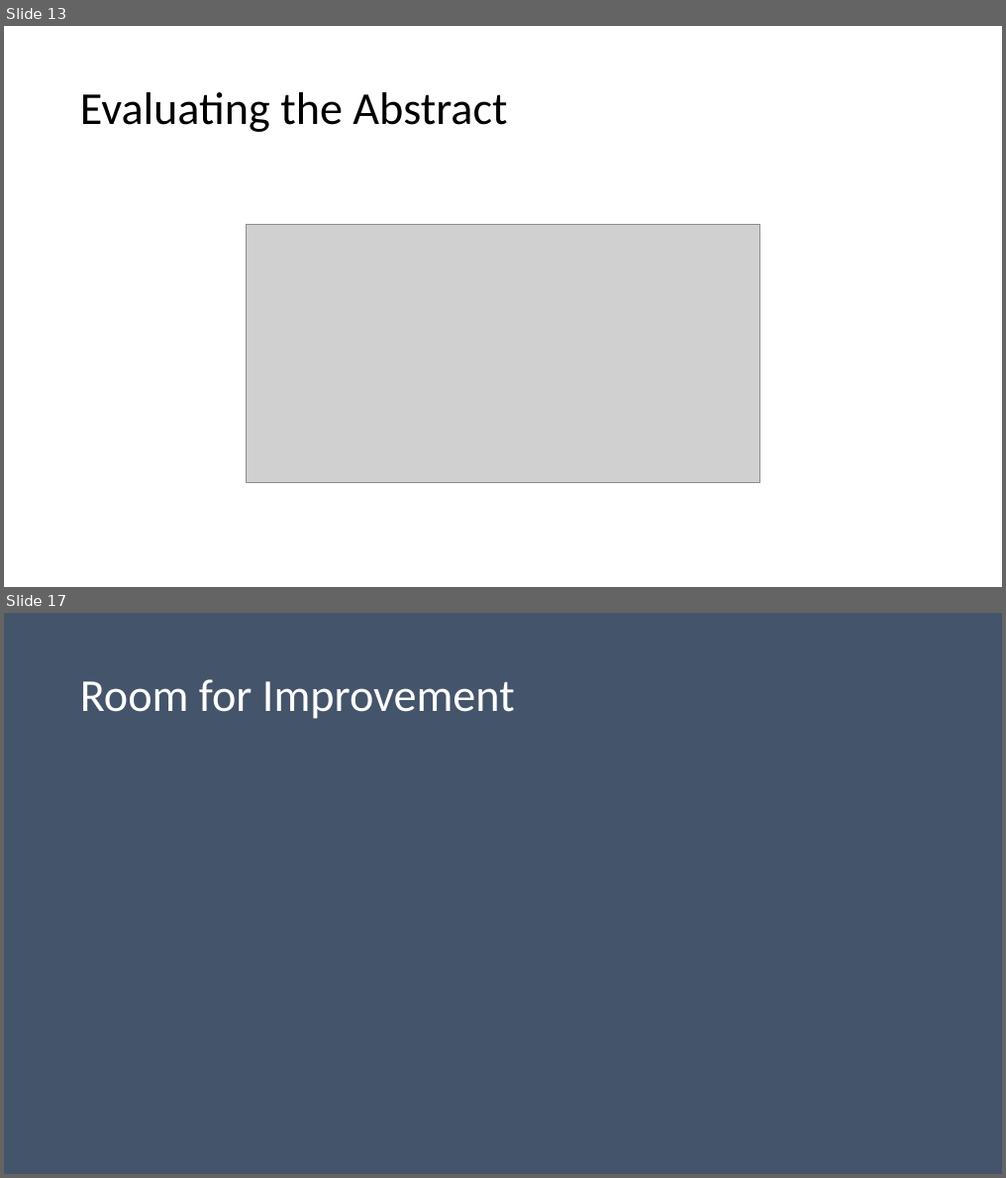
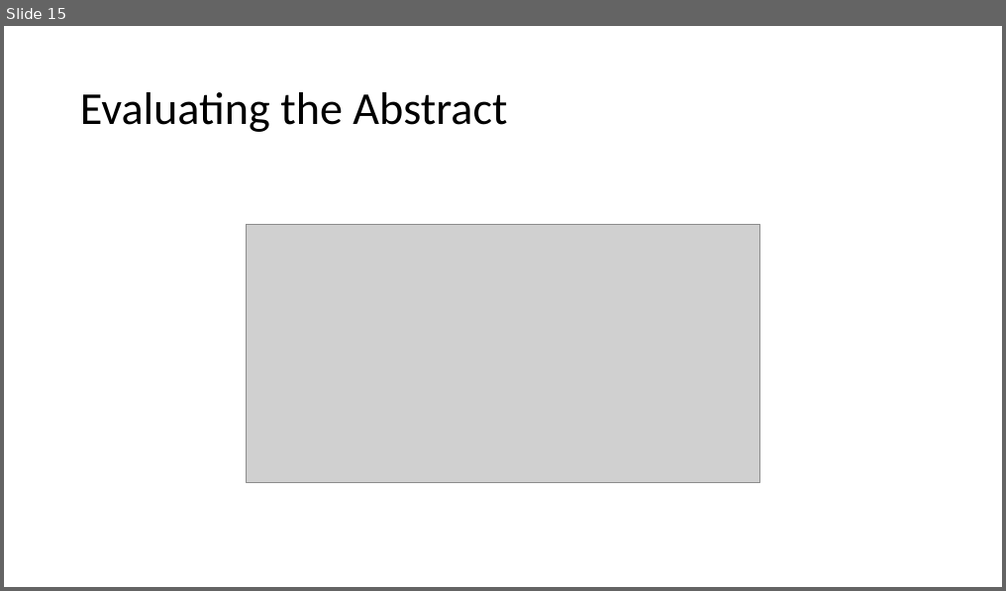
Before and after one commit to kensekense/unige, a slide deck: research_design/assignment1/Presentation_Ning_Tien-Tso.pptx. Shown one above the other, each under a label of ours: slides 13 and 17 before the commit, slide 15 after it; the slides between them are not shown. The pictures are 1006x1178 and 1006x591 pixels, drawn with LibreOffice and Linux fonts; fonts in the diff are those of the drawing; grey boxes stand for pictures. Boxes give left, top, right and bottom in pixels: in the first picture for what was removed or moved away, otherwise in the second. Text is boxed around its words. In the diff, an @@ line names an element or a change of style, - is before the commit and + after.

```diff
--- a/research_design/assignment1/Presentation_Ning_Tien-Tso.pptx
+++ b/research_design/assignment1/Presentation_Ning_Tien-Tso.pptx
@@ slide 17 removed at [4, 613, 1002, 1174], background #44546A @@
@@ title removed at [80, 679, 515, 719] @@
-Room for Improvement
@@ what was slide 13 is now slide 15 @@
```
Also in this commit, not shown: 10 slides changed, 5 slides added, 1 other slide removed, 1 other file.
